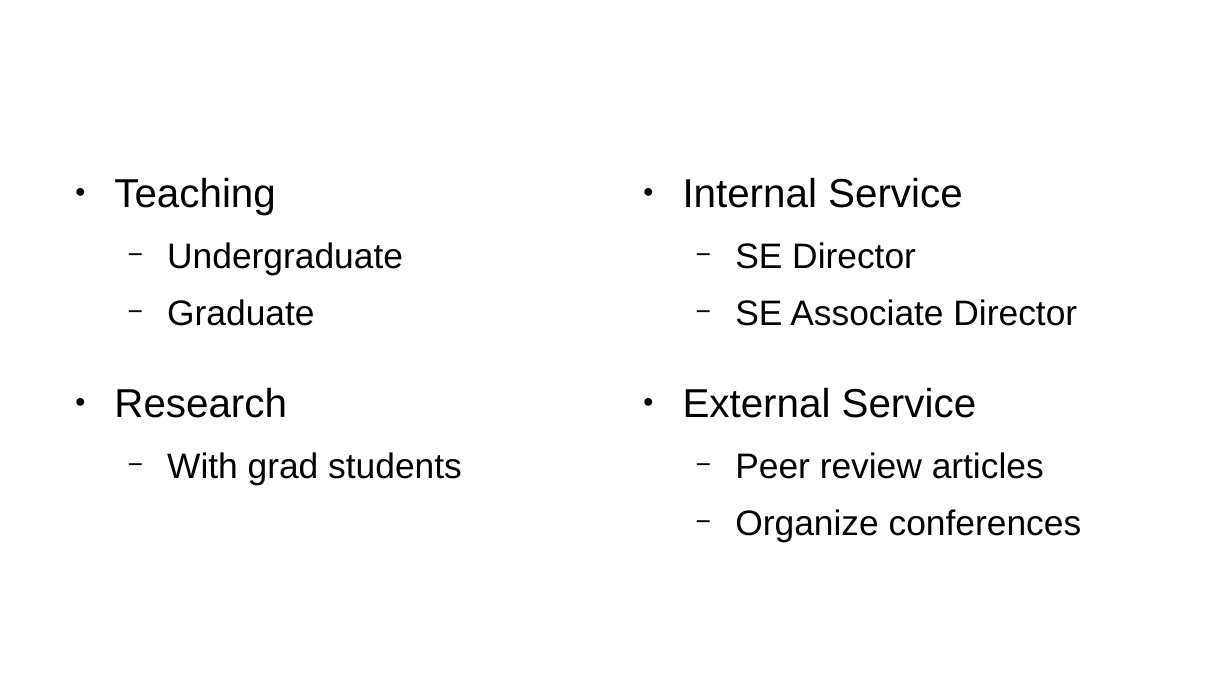
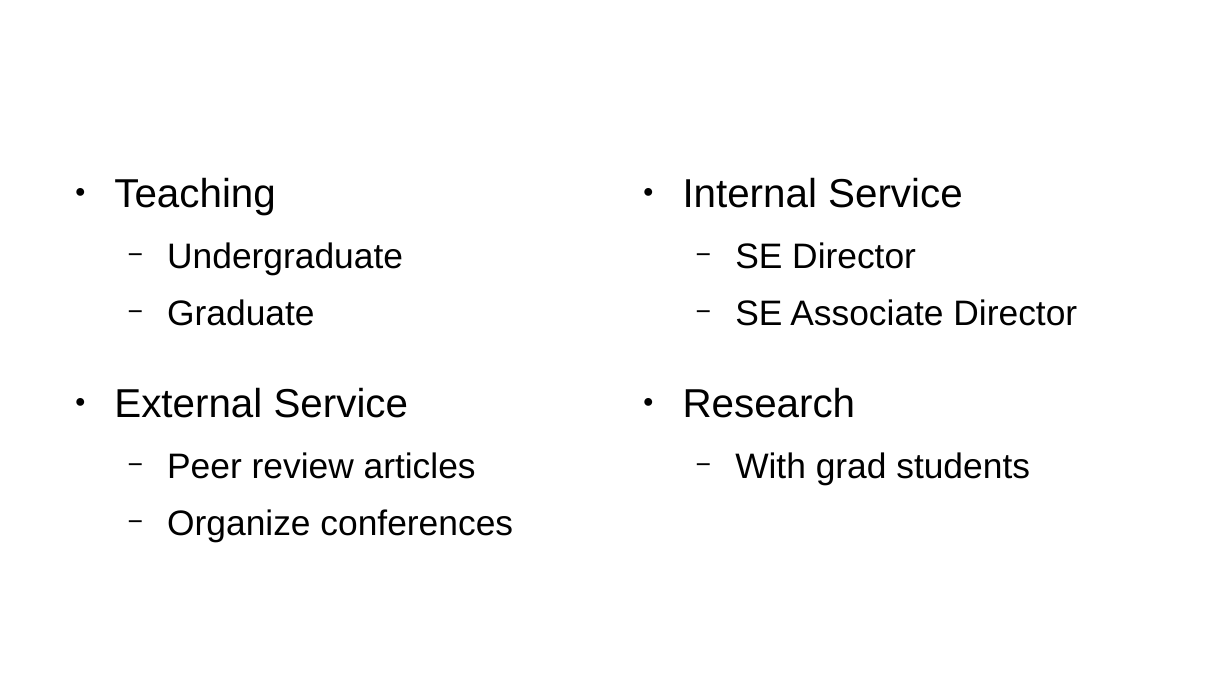
Before and after one commit to patricklam/se101-f18, a slide deck: slide 20 of notes/L02-slides.odp (slide 16 before the commit). Drawn at 1232x693 pixels with LibreOffice and Linux fonts; fonts in the diff are those of the drawing; background and template pictures are left out. Boxes give left, top, right and bottom in pixels: in the first picture for what was removed or moved away, otherwise in the second. Text is boxed around its words. In the diff, an @@ line names an element or a change of style, - is before the commit and + after.

```diff
--- a/notes/L02-slides.odp
+++ b/notes/L02-slides.odp
@@ text "External Service": place and size @@
-text "External Service" at box(683, 387, 1082, 541)
+text "External Service" at box(114, 387, 513, 541)
@@ text "Research": place and size @@
-text "Research" at box(114, 387, 462, 485)
+text "Research" at box(683, 387, 1030, 485)
```
Also in this commit, not shown: 4 slides added, 5 other files.
